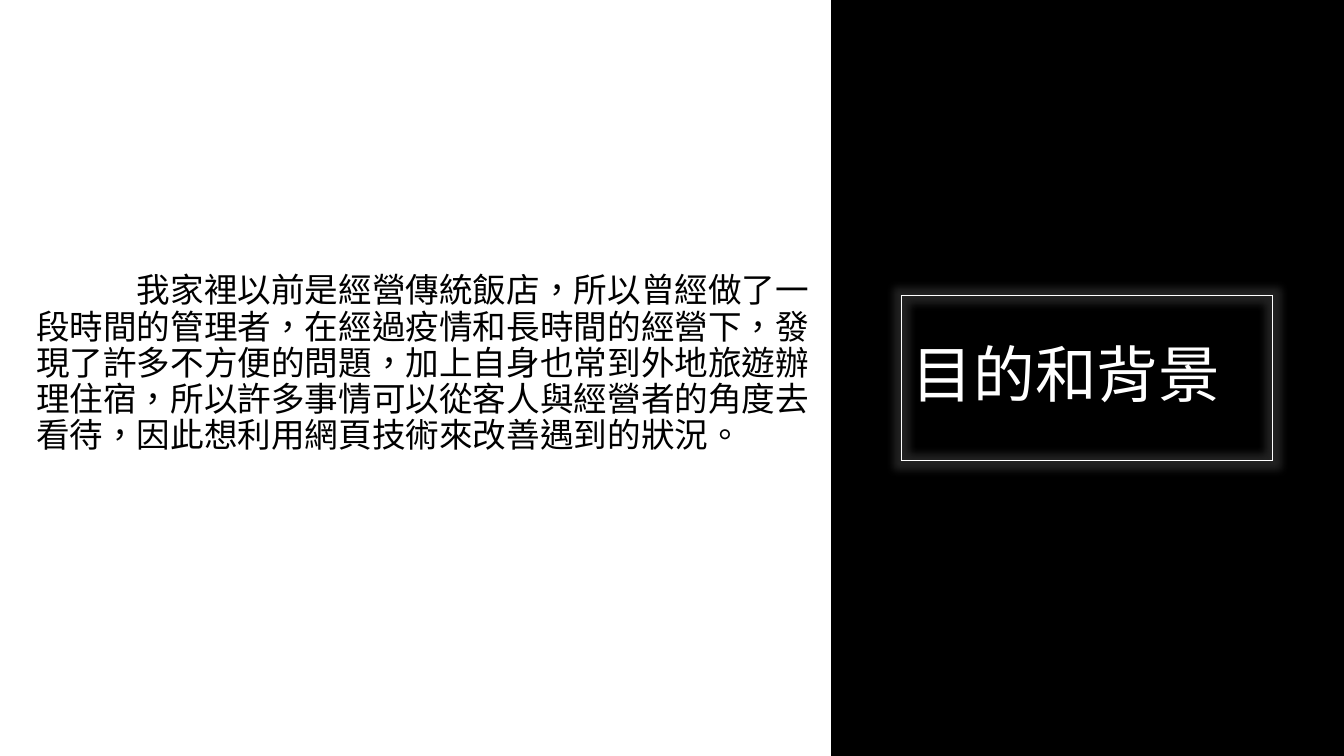
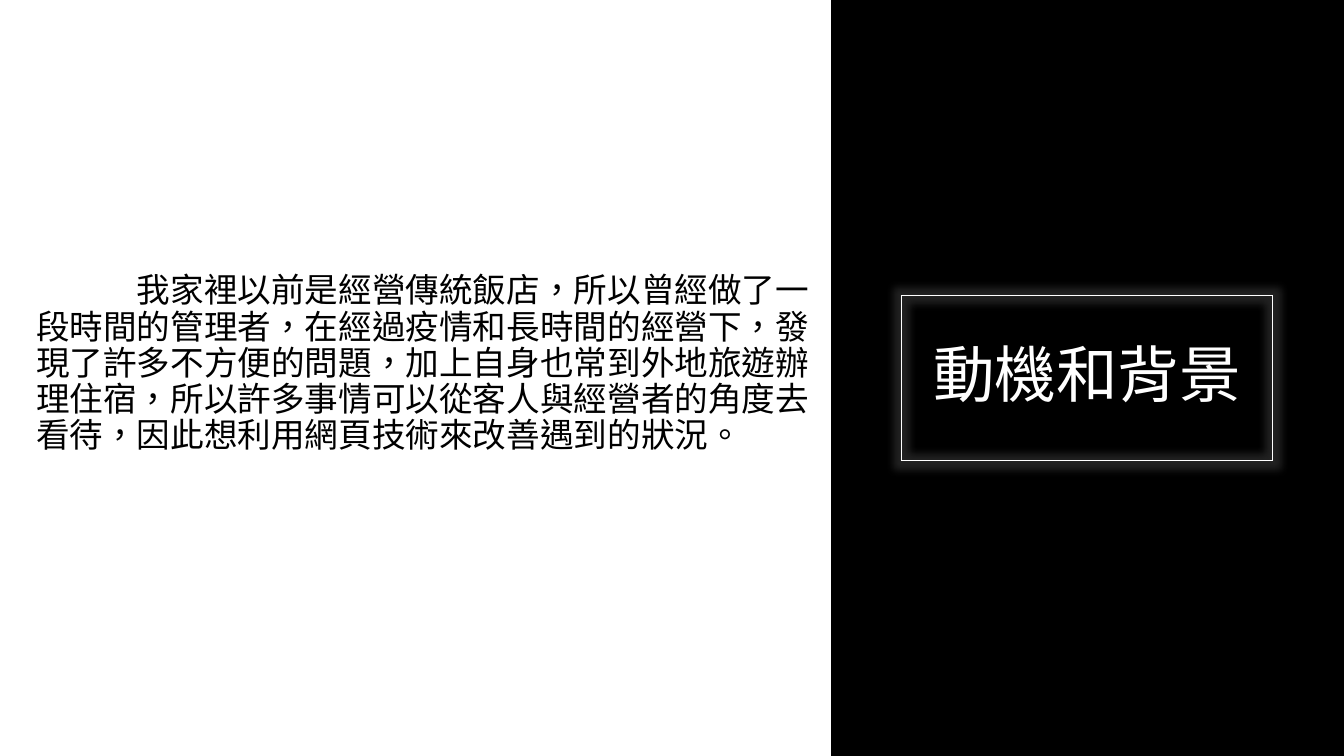
Before and after one commit to WeiHsuanLai/Taishan, a slide deck: slide 3 of 無人自助旅店期初報告.pptx. Drawn at 1344x756 pixels with LibreOffice and Linux fonts; fonts in the diff are those of the drawing. Boxes give left, top, right and bottom in pixels: in the first picture for what was removed or moved away, otherwise in the second. Text is boxed around its words. In the diff, an @@ line names an element or a change of style, - is before the commit and + after.

```diff
--- a/無人自助旅店期初報告.pptx
+++ b/無人自助旅店期初報告.pptx
@@ title at [933, 345, 1241, 402]: text changed @@
-目的和背景
+動機和背景
```
Also in this commit, not shown: 1 slide added, 22 other files.
